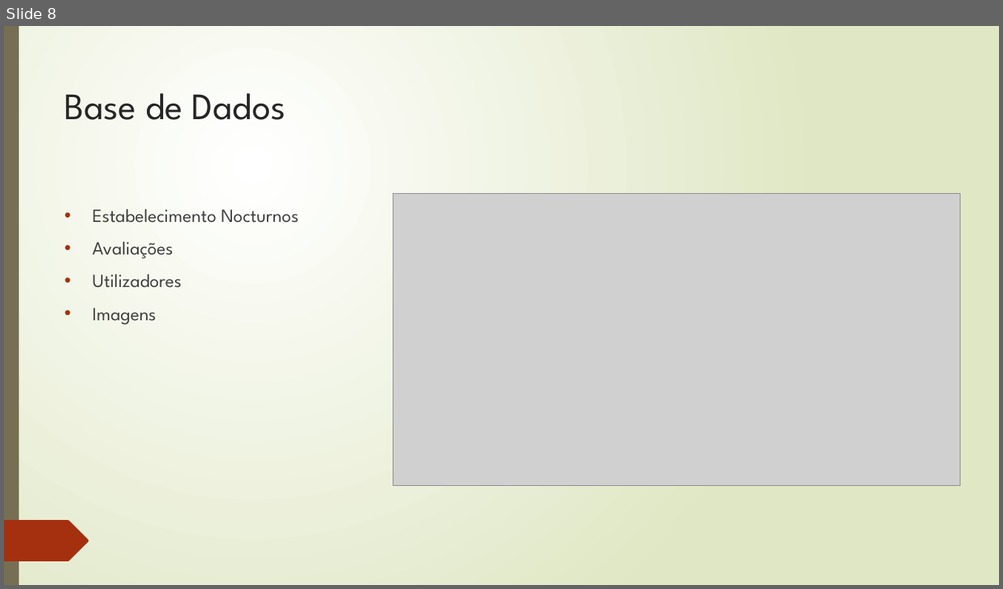
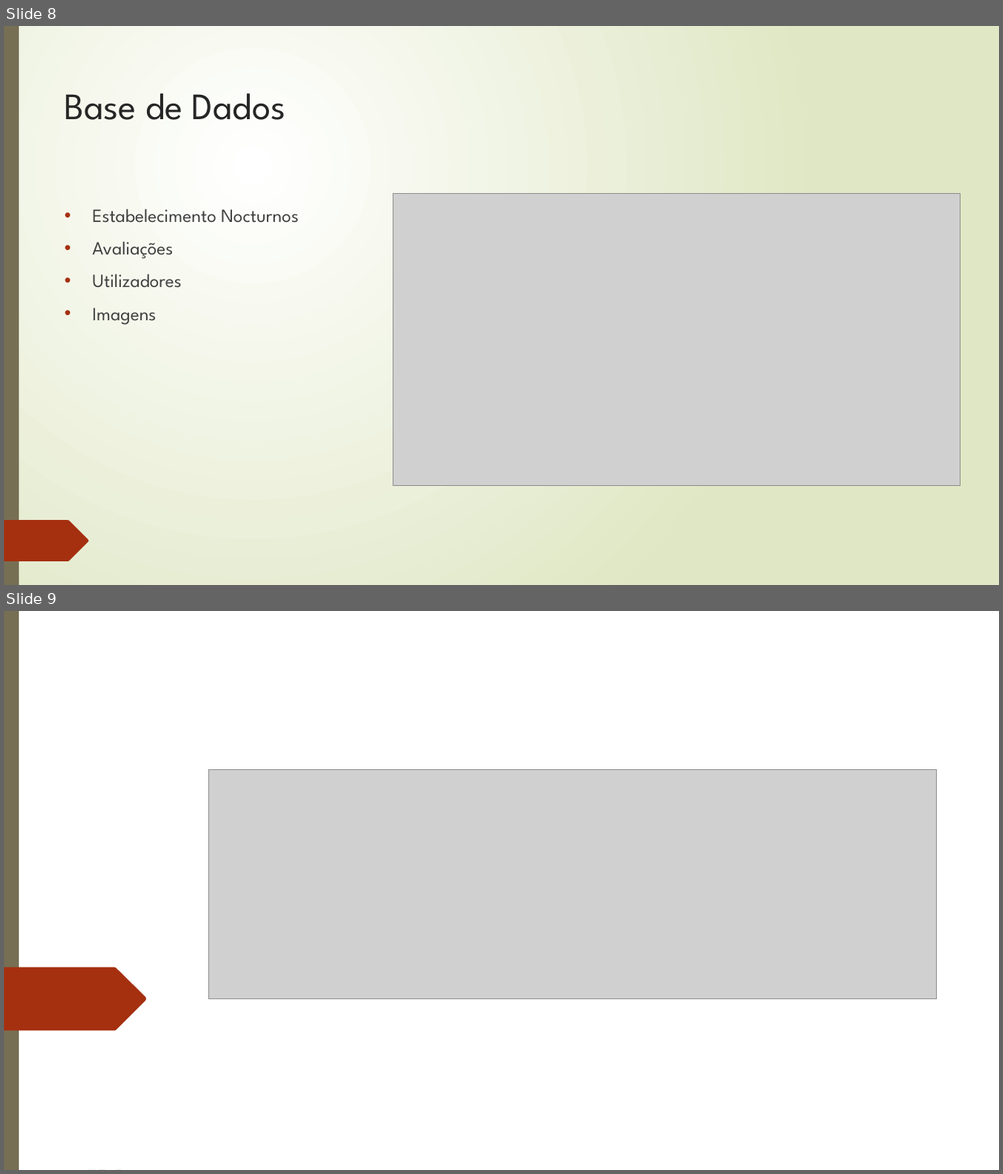
Before and after one commit to ftoldy1415/Projeto-LI4, a slide deck: FunTracker.pptx. Shown one above the other, each under a label of ours: slide 8 before the commit, slides 8 and 9 after it. The pictures are 1003x589 and 1003x1174 pixels, drawn with LibreOffice and Linux fonts; fonts in the diff are those of the drawing; grey boxes stand for pictures. Boxes give left, top, right and bottom in pixels: in the first picture for what was removed or moved away, otherwise in the second. Text is boxed around its words. In the diff, an @@ line names an element or a change of style, - is before the commit and + after.

```diff
--- a/FunTracker.pptx
+++ b/FunTracker.pptx
@@ slide 9 added at (4, 611, 999, 1170), background #FFFFFF; not listed: 11 template elements that a slide beside it also shows @@
@@ rectangle added at (4, 611, 999, 1170), fill #FFFFFF @@
@@ rectangle added at (4, 611, 19, 1170), fill #766F54 @@
@@ picture added at (208, 769, 936, 999) @@
@@ freeform shape added at (4, 968, 147, 1031), fill #A53010 @@
```
Also in this commit, not shown: 3 slides changed, 1 slide removed.
